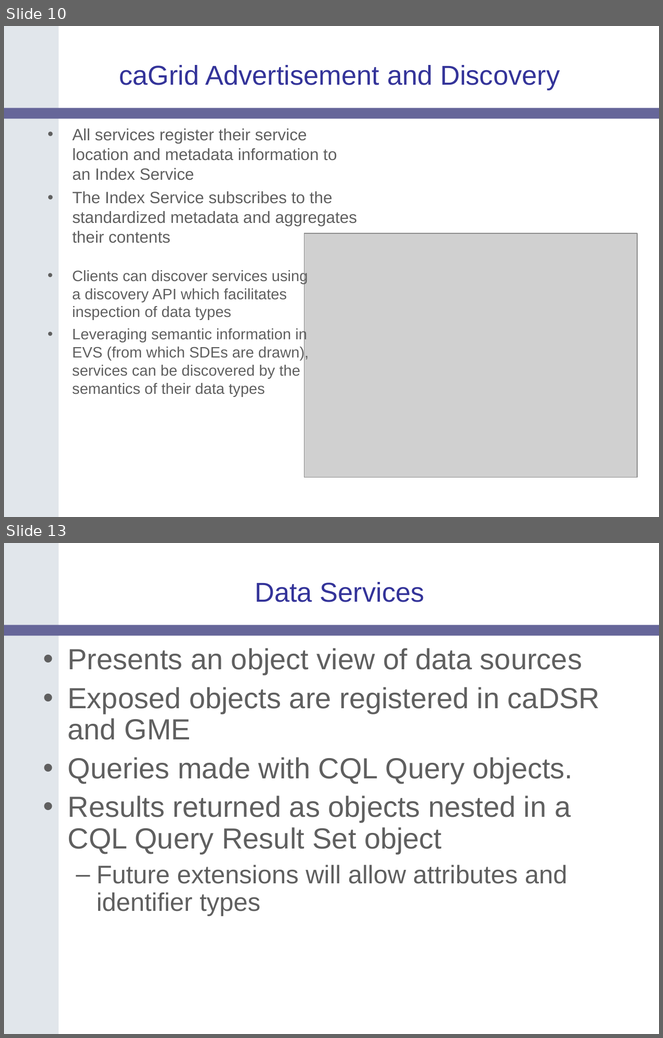
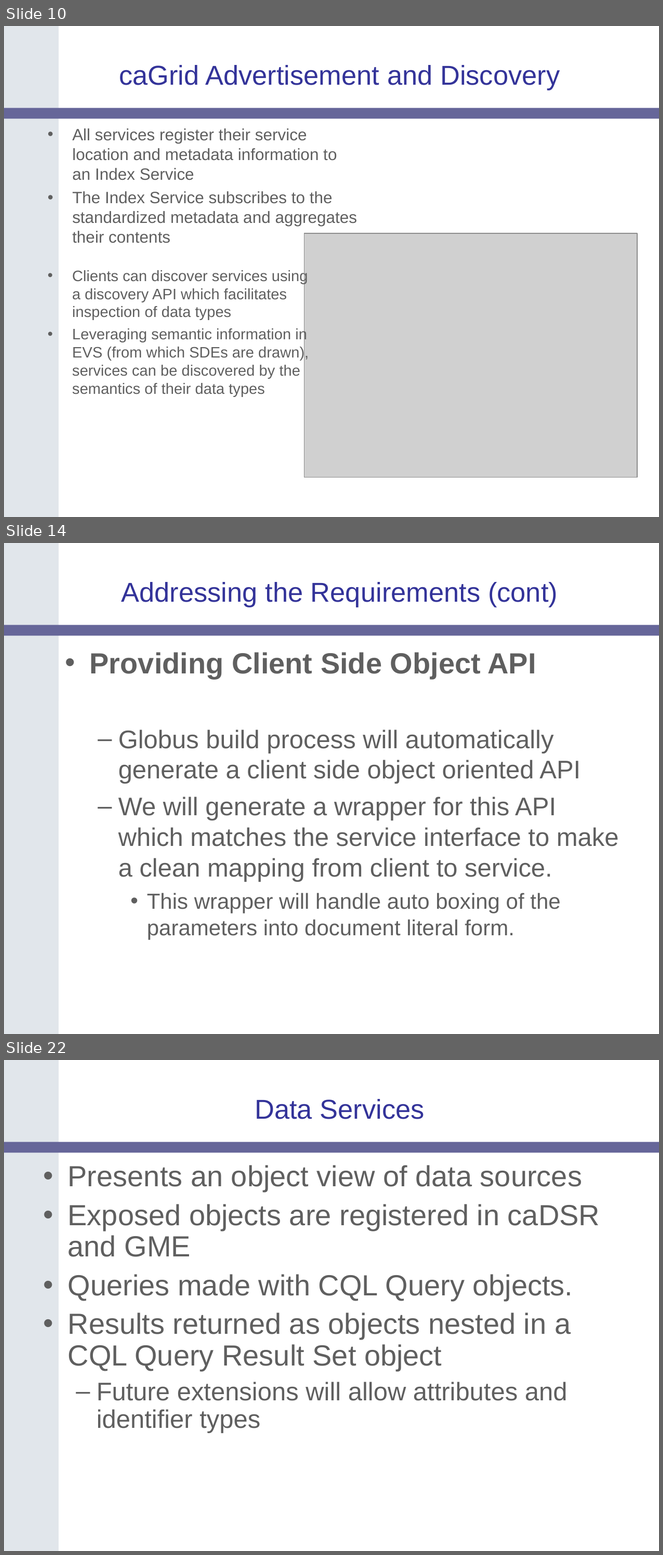
Before and after one commit to NCIP/cagrid-portal, a slide deck: cagrid-1-0/Documentation/presentations/200604_AnnualMeeting/caGrid-1.0-Architecture_caBIG-Annual-Meeting06.ppt. Shown one above the other, each under a label of ours: slides 10 and 13 before the commit, slides 10, 14 and 22 after it; the slides between them are not shown. The pictures are 663x1038 and 663x1555 pixels, drawn with LibreOffice and Linux fonts; fonts in the diff are those of the drawing; grey boxes stand for pictures; background and template pictures are left out. Boxes give left, top, right and bottom in pixels: in the first picture for what was removed or moved away, otherwise in the second. Text is boxed around its words. In the diff, an @@ line names an element or a change of style, - is before the commit and + after.

```diff
--- a/cagrid-1-0/Documentation/presentations/200604_AnnualMeeting/caGrid-1.0-Architecture_caBIG-Annual-Meeting06.ppt
+++ b/cagrid-1-0/Documentation/presentations/200604_AnnualMeeting/caGrid-1.0-Architecture_caBIG-Annual-Meeting06.ppt
@@ slide 14 added at box(4, 543, 659, 1034), background #FFFFFF; not listed: 2 template elements that a slide beside it also shows @@
@@ title added at box(121, 582, 558, 607), 30 pt, text #333399 @@
+Addressing the Requirements (cont)
@@ text added at box(90, 652, 619, 940), 28 pt, text #5F5F5F @@
+• Providing Client Side Object API
+  – Globus build process will automatically generate a client side object oriented API
+  – We will generate a wrapper for this API which matches the service interface to make a clean mapping from client to service.
+    • This wrapper will handle auto boxing of the parameters into document literal form.
@@ what was slide 13 is now slide 22 @@
```
Also in this commit, not shown: 1 slide changed, 10 other slides added, 2 slides removed.
